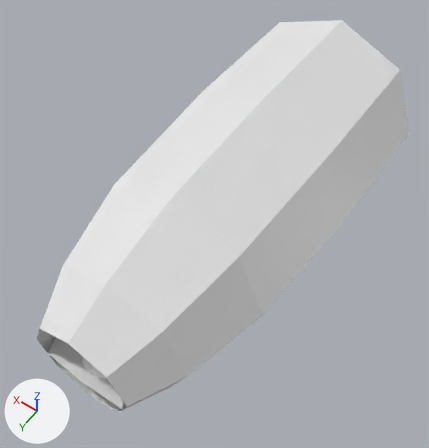
The FBX model assets/enemies/submarine_interior.fbx, before and after one commit.
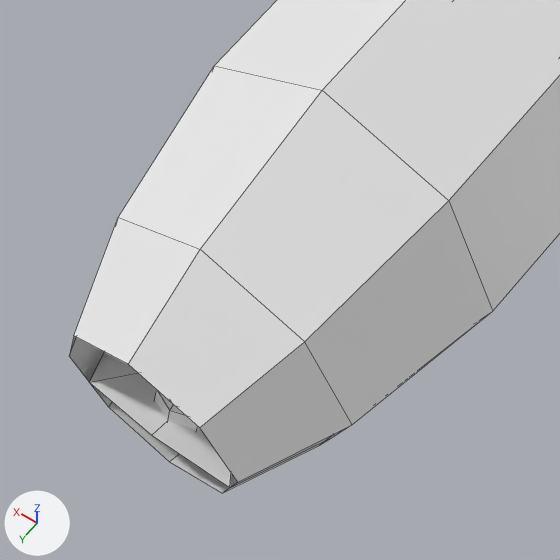
There are two pictures of each version: one whole from a camera (50 mm lens) standing at (-4.16, 5.56, 9.14) and looking at (0.05, -0.33, -0.11), one close up on the part from 0% to 70% of the width and 33% to 100% of the height. The lights are fixed; the arrows at lower left show +X, +Y and +Z. The close-ups show mesh edges as thin lines. Where no turn or scale is listed for an object, it has been applied to the vertices.

Script lines for the objects in view, before the commit:
```python
me_cylinder_001 = bpy.data.meshes.new('Cylinder.001')
me_cylinder_001.from_pydata(...)  # 46 vertices, 46 faces; spans x -2.04..2.04, y -7.95..0.38, z -2.0..2.08
ob_hull = bpy.data.objects.new('hull', me_cylinder_001)
ob_hull.location = (0.0, 3.18, 0.0)
```
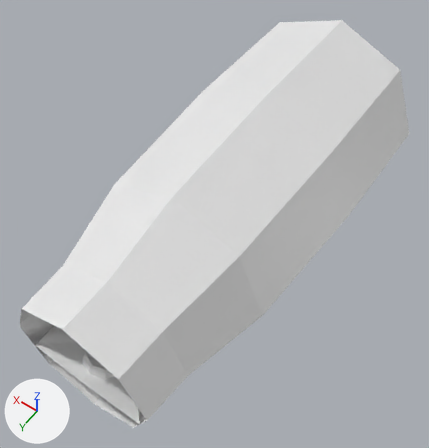
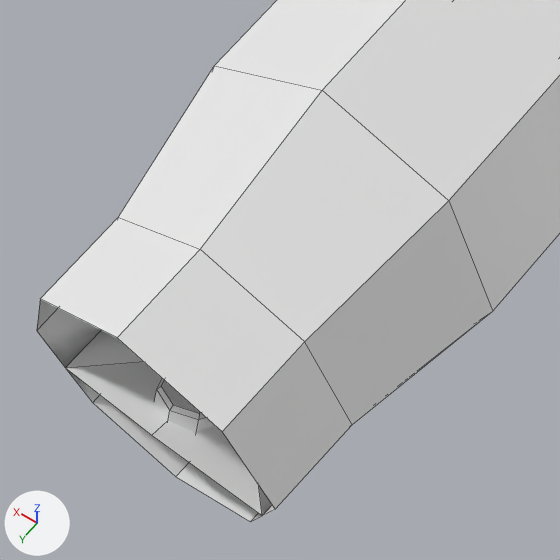
The newer file is also turned or shifted as a whole; pictures and numbers use the older file's frame.

Location of each change, [x1, y1, x2, y2] in pixels of the close-ups (560 x 560 px; the box of a moved part takes in the faces that stretch with it):
'hull', reshaped: before [69, 0, 560, 493]; after [37, 0, 560, 522]
part 1 of me_cylinder_001, moved or reshaped: before [69, 217, 352, 493]; after [37, 217, 352, 522]

The edits, one by one:
me_cylinder_001 has 46 vertices, 46 faces and spans x -2.04..2.04, y -7.95..0.38, z -2.0..2.08.
me_cylinder_001 is used by ob_hull; location (0.0, 3.18, 0.0).
me_cylinder_001 part 1: all 10 vertices in x -1.0..1.0, y 0.33, z -1.0..1.0 are scaled about their middle by (1.41, 1.39, 1.41), then moved by (0.0, 0.0, 0.03).
